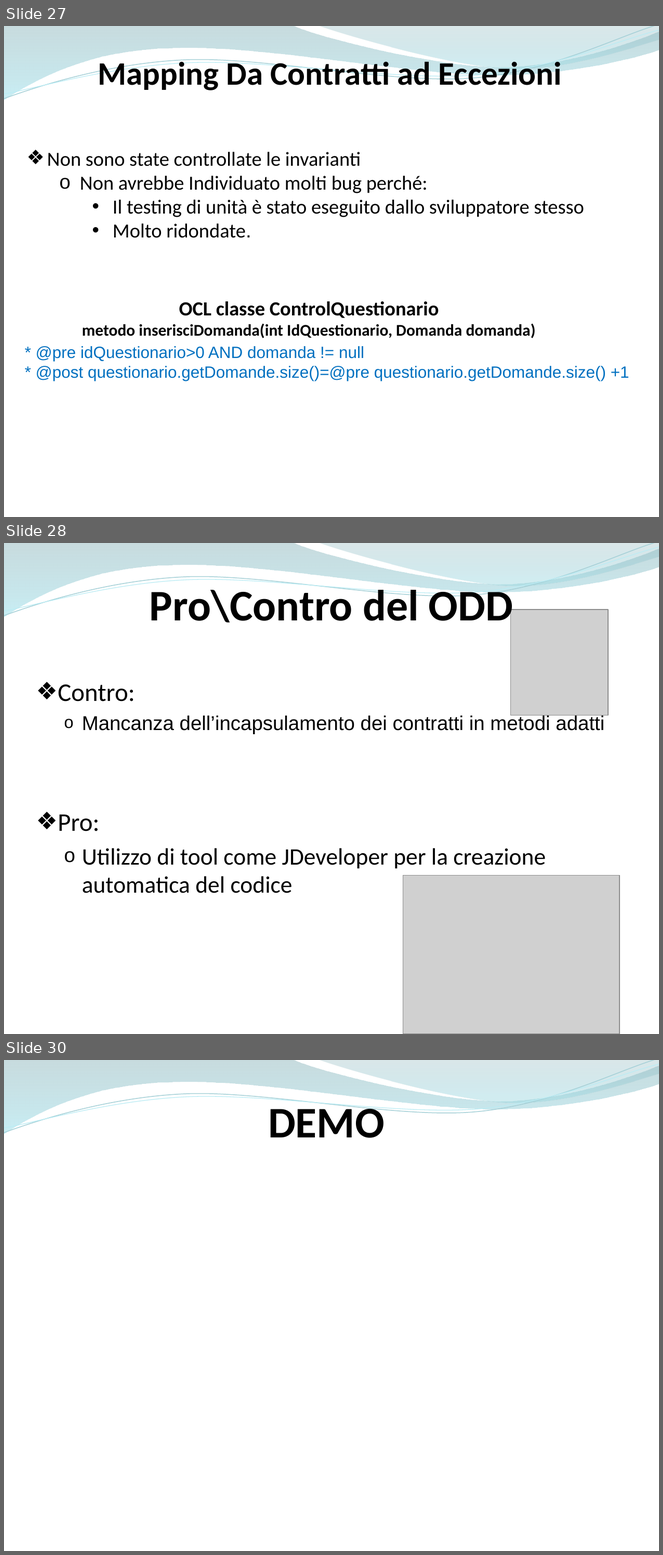
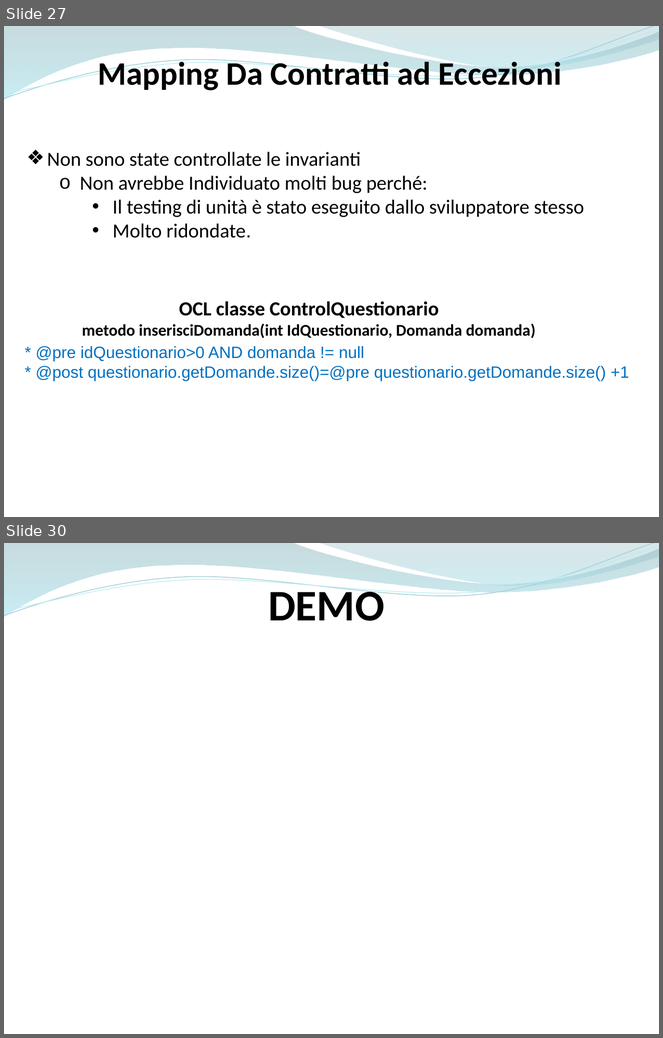
Before and after one commit to ammirate/at-silo, a slide deck: Presentazione/Atsilo3/Atsilo_H_PresentazioneFinale.pptx. Shown one above the other, each under a label of ours: slides 27, 28 and 30 before the commit, slides 27 and 30 after it; the slides between them are not shown. The pictures are 663x1555 and 663x1038 pixels, drawn with LibreOffice and Linux fonts; fonts in the diff are those of the drawing; grey boxes stand for pictures. Boxes give left, top, right and bottom in pixels: in the first picture for what was removed or moved away, otherwise in the second. Text is boxed around its words. In the diff, an @@ line names an element or a change of style, - is before the commit and + after.

```diff
--- a/Presentazione/Atsilo3/Atsilo_H_PresentazioneFinale.pptx
+++ b/Presentazione/Atsilo3/Atsilo_H_PresentazioneFinale.pptx
@@ slide 28 removed at (x1=4, y1=543, x2=659, y2=1034), background #FFFFFF; not listed: 4 template elements that a slide beside it also shows @@
@@ text removed at (x1=150, y1=584, x2=514, y2=630) @@
-Pro\Contro del ODD
@@ picture removed at (x1=510, y1=610, x2=608, y2=715) @@
@@ text removed at (x1=58, y1=684, x2=605, y2=893) @@
-❖ Contro:
-  o Mancanza dell’incapsulamento dei contratti in metodi adatti
-❖ Pro:
-  o Utilizzo di tool come JDeveloper per la creazione automatica del codice
@@ picture removed at (x1=403, y1=876, x2=619, y2=1034) @@
```
Also in this commit, not shown: 9 slides changed, 5 slides added.
